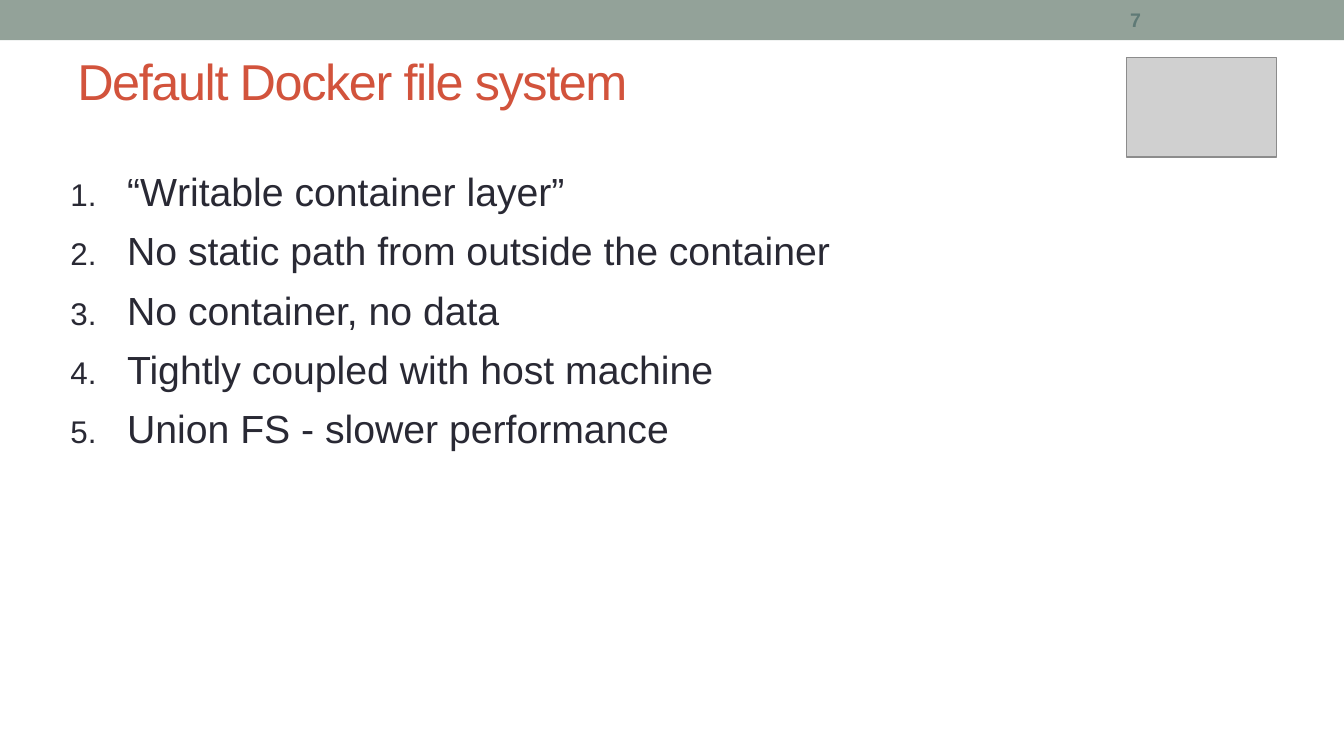
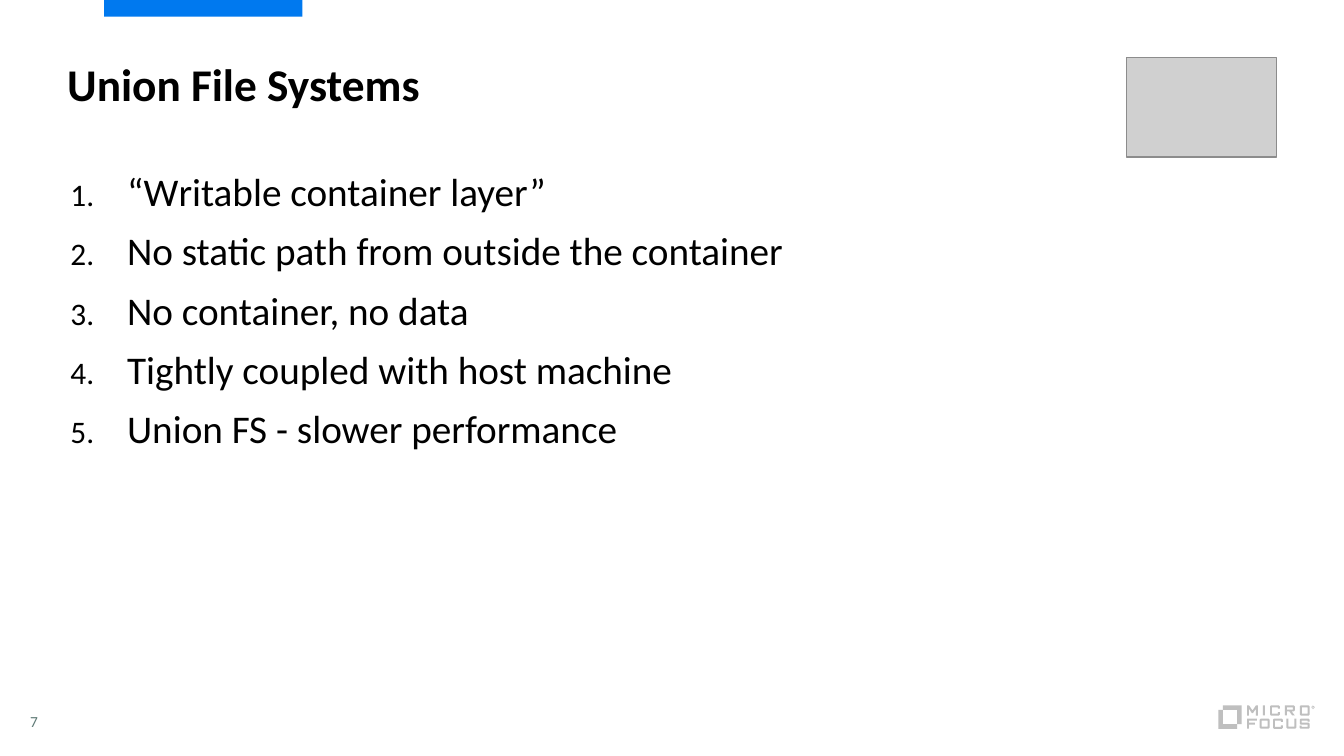
Before and after one commit to shrey-d/msrit-docker, a slide deck: slide 7 of Session_3/01_Docker_Storage.pptx. Drawn at 1344x756 pixels with LibreOffice and Linux fonts; fonts in the diff are those of the drawing; grey boxes stand for pictures. Boxes give left, top, right and bottom in pixels: in the first picture for what was removed or moved away, otherwise in the second. Text is boxed around its words. In the diff, an @@ line names an element or a change of style, - is before the commit and + after.

```diff
--- a/Session_3/01_Docker_Storage.pptx
+++ b/Session_3/01_Docker_Storage.pptx
@@ rectangle removed at [0,0,1344,40] @@
@@ rectangle added at [104,0,302,17], fill #0079EF @@
@@ title "Union File Systems" at [67,69,419,108]: vertical alignment middle to top @@
@@ title at [67,69,419,108]: text changed; size 36 to 32.4 pt; font Arial to Calibri; text colour #D2533C to #000000; bold on @@
-Default Docker file system
+Union File Systems
@@ text "“Writable container layer”" at [127,178,783,450]: font Arial to Calibri, text colour #292934 to #000000 @@
@@ page number: place and size @@
-page number at [1130,14,1141,27]
+page number at [30,717,38,727]
@@ page number at [30,717,38,727]: size 14 to 11 pt, font Arial to Calibri, bold off @@
@@ group added at [1219,706,1316,729]: 12 freeform shapes, 1 rectangle @@
```
Also in this commit, not shown: 14 other slides changed, 1 slide added, 1 slide removed, 2 other files.
